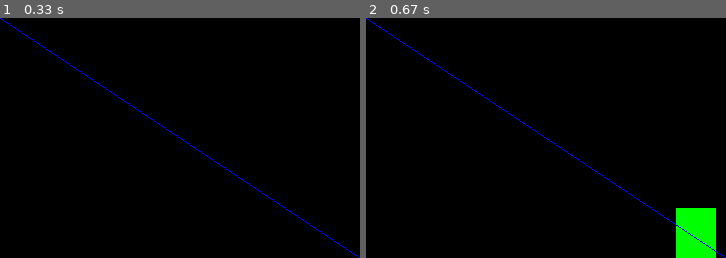
Above: before the commit, frames 1-2 (left to right).
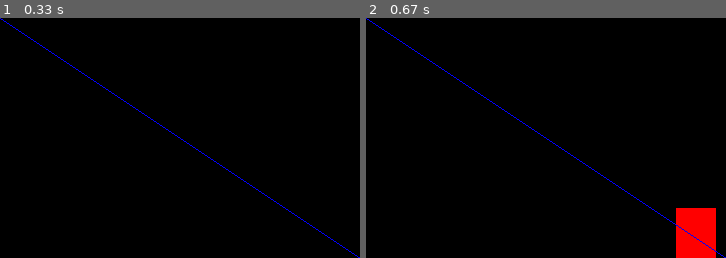
Above: after the commit, the same moments.

Repository: Valiter/N-back_Task_Repository
Game: pygame game, started from video_part.py
Same seed, same stepped clock (60 frames per second), same inputs: the game is played once before the commit and once after it.
Inputs:
- Up to frame 1 (0.33 s): no input
- Up to frame 2 (0.67 s): tap Space at 0.33 s
The pictures show only the part of the screen within x 50-100%, y 50-100%; the shares and areas given below are measured in that part.

Frame 1 is identical in both runs. In frame 2, 2.3% of the frame differs, in the area x 86-98%, y 79-100%.

Commit message:
upd: [16:26, 04.03.22] comment: У меня получилось! С помощью deepcopy я забацал оценку... И теперь код выдает отсчет в 2 секунды вне зависимости от результатов других каких-то нажатий!
Task's:
- Понять как вводить стимулы через pygame или же придется использовать tkinter вместе с ним и как-то совмещать... Или вообще использовать только tkinter.
- Сделать словарь СТИМУЛ / КОМАНДА ДЛЯ ВЫВОДА в pygame_module.py.
    а) Возможно, что с фигурами стоит сделать только позиционирование? Не уверен.
    б) Настроить таймер для показа картинок.
    в) Нужно как-то сделать отображение оставшегося времени, нет?
- Сделать список для регистрации реакций испытуемого длинной равный длинне списку стимулов.

 Finished Task's:
 1) Генератор ряда;
 2) анализатор сответствия интервалу;
 3) Основной файл, для вызова функций.
 4) Сделать проверку стимулов, заходящих в программу.

Diff:
--- a/smt.py
+++ /dev/null
@@ -1,17 +0,0 @@
-import time
-
-
-def time_func():
-    a = 0
-    start = time.monotonic()
-    while a < 10:
-        result = time.monotonic() - start
-        if 2 < result:
-            print(start)
-            print(result)
-            print("Program time: {:>.3f}".format(result) + " seconds.")
-            a += 1
-            start = time.monotonic()
-
-
-time_func()
--- a/video_part.py
+++ b/video_part.py
@@ -6,12 +6,23 @@
 import pygame
 import sys
 import time
+import copy
 
 
 """Функция нужно для проверки таймера по событиям."""
 
 
 def check_func():
+
+    def time_func():
+        start = time.monotonic()
+        while True:
+            result = time.monotonic() - start
+            if 2 < result:
+                print(start)
+                print(result)
+                print("Program time: {:>.3f}".format(result) + " seconds.")
+                start = time.monotonic()
 
     pygame.init()
     screen_nums = (720, 480)
@@ -25,14 +36,19 @@
     clock = pygame.time.Clock()
 
     start_circle = 0
-    pict_changer = pygame.event.Event(pygame.USEREVENT)
-
-    n = 1
-    alpha_time = 0
-    beta_time = alpha_time + n
-    print(pict_changer)
+    step = 2
+    start = time.monotonic()
+    deepcopy_start = copy.deepcopy(start)
 
     while True:
+        start = time.monotonic()
+
+        if start > deepcopy_start + step:
+            result = time.monotonic() - deepcopy_start
+            deepcopy_start = copy.deepcopy(start)
+            print(start)
+            print("Program time: {:>.3f}".format(result) + " seconds.")
+
         for event in pygame.event.get():
 
             if event.type == pygame.QUIT:
@@ -41,33 +57,18 @@
 
             if event.type == pygame.KEYDOWN:
                 if event.key == pygame.K_SPACE:
-                    pygame.draw.rect(screen, color.get('green'),
+                    pygame.draw.rect(screen, color.get(color_circle.get(num_color)),
                                      (screen_nums[0] / 1 - 50, screen_nums[1] / 1 - 50, 40, 50))
-                if event.key == pygame.K_SPACE:
-                    if start_circle == 0:
-                        start_circle = 1
-
-            if start_circle == 1:
-                if alpha_time == 0:
-                    alpha_time = time.time()
-                elif alpha_time <= beta_time:
-                    pass
-                else:
-                    alpha_time = time.time()
-
-                if beta_time == alpha_time:
-                    pygame.draw.rect(screen, color.get(color_circle[num_color]),
-                                     (screen_nums[0] / 2 - 50, screen_nums[1] / 2 - 50, 100, 100))
                     num_color += 1
                     if num_color > 2:
                         num_color = 0
+
 
         #  Благодаря этим линиям я могу быть уверен в центрировании картинки.
         pygame.draw.line(screen, color.get('blue'), [screen_nums[0], 0], [0, screen_nums[1]])
         pygame.draw.line(screen, color.get('blue'), [screen_nums[0], screen_nums[1]], [0, 0])
 
         clock.tick(60)
-
         pygame.display.update()
 
 
